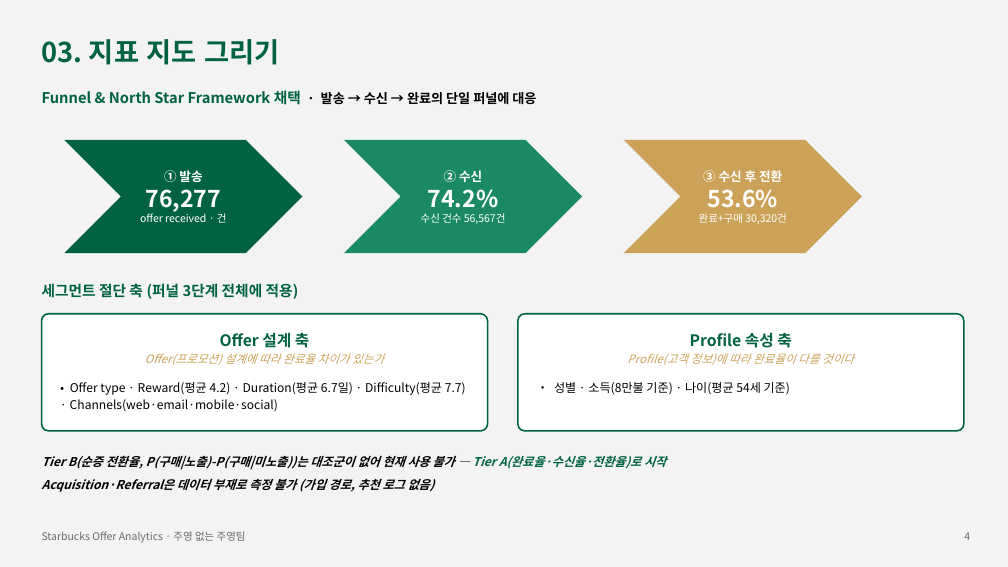
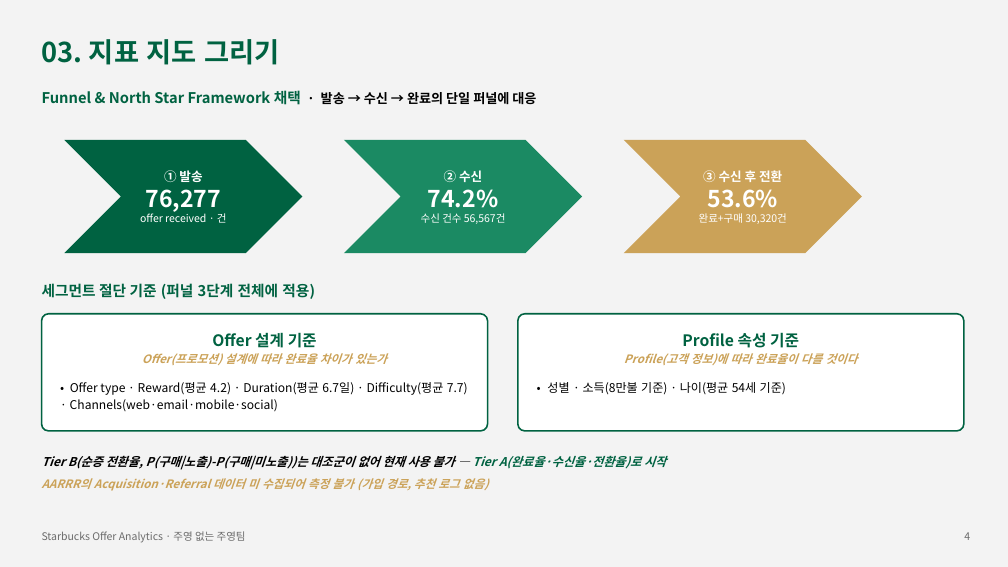
Before and after one commit to Sicheol-Pyo/ai-data-bootcamp, a slide deck: slide 4 of project_2/주영 없는 주영팀 Project2 발표자료.pptx. Drawn at 1008x567 pixels with LibreOffice and Linux fonts; fonts in the diff are those of the drawing. Boxes give left, top, right and bottom in pixels: in the first picture for what was removed or moved away, otherwise in the second. Text is boxed around its words. In the diff, an @@ line names an element or a change of style, - is before the commit and + after.

```diff
--- a/project_2/주영 없는 주영팀 Project2 발표자료.pptx
+++ b/project_2/주영 없는 주영팀 Project2 발표자료.pptx
@@ text at (x1=42, y1=283, x2=315, y2=299): text changed @@
-세그먼트 절단 축 (퍼널 3단계 전체에 적용)
+세그먼트 절단 기준 (퍼널 3단계 전체에 적용)
@@ text in rounded rectangle at (x1=142, y1=353, x2=387, y2=365): bold on in "Offer(프로모션) 설계에 따라 완료율 차이가 있는가" @@
@@ text in rounded rectangle at (x1=212, y1=332, x2=317, y2=348): text changed @@
-Offer 설계 축
+Offer 설계 기준
@@ text in rounded rectangle at (x1=624, y1=353, x2=858, y2=365): bold on in "Profile(고객 정보)에 따라 완료율이 다를 것이다" @@
@@ text in rounded rectangle at (x1=682, y1=332, x2=799, y2=348): text changed @@
-Profile 속성 축
+Profile 속성 기준
@@ text at (x1=42, y1=478, x2=489, y2=491): text changed; size 11.5 to 11 pt; text colour #000000 to #CBA258 @@
-Acquisition·Referral은 데이터 부재로 측정 불가 (가입 경로, 추천 로그 없음)
+AARRR의 Acquisition·Referral 데이터 미 수집되어 측정 불가 (가입 경로, 추천 로그 없음)
```
Also in this commit, not shown: 9 other slides changed, 8 other files.
